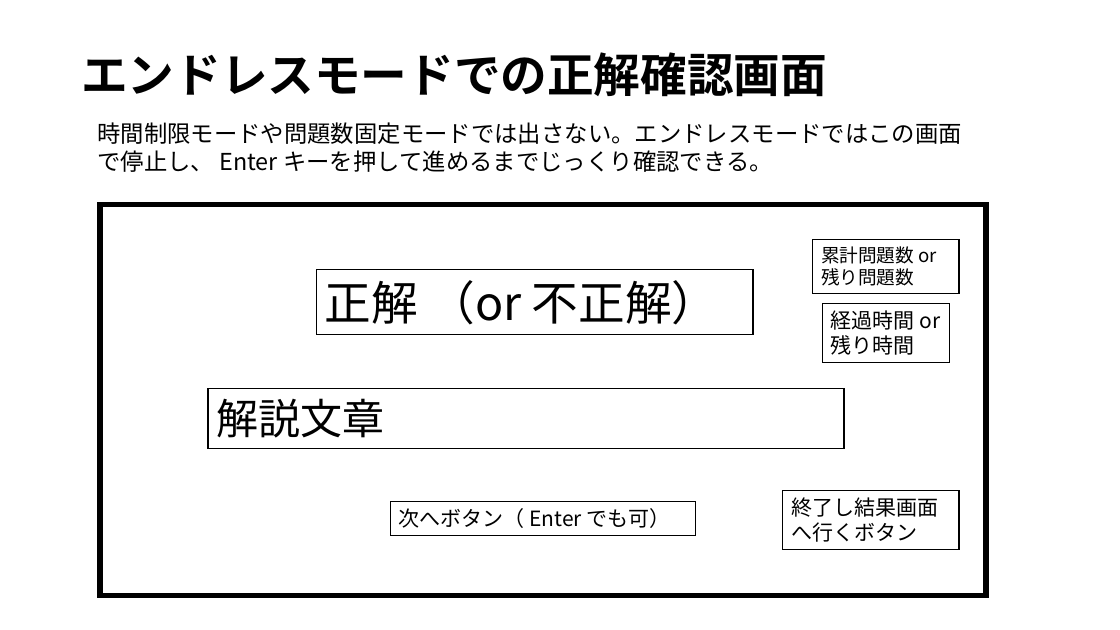
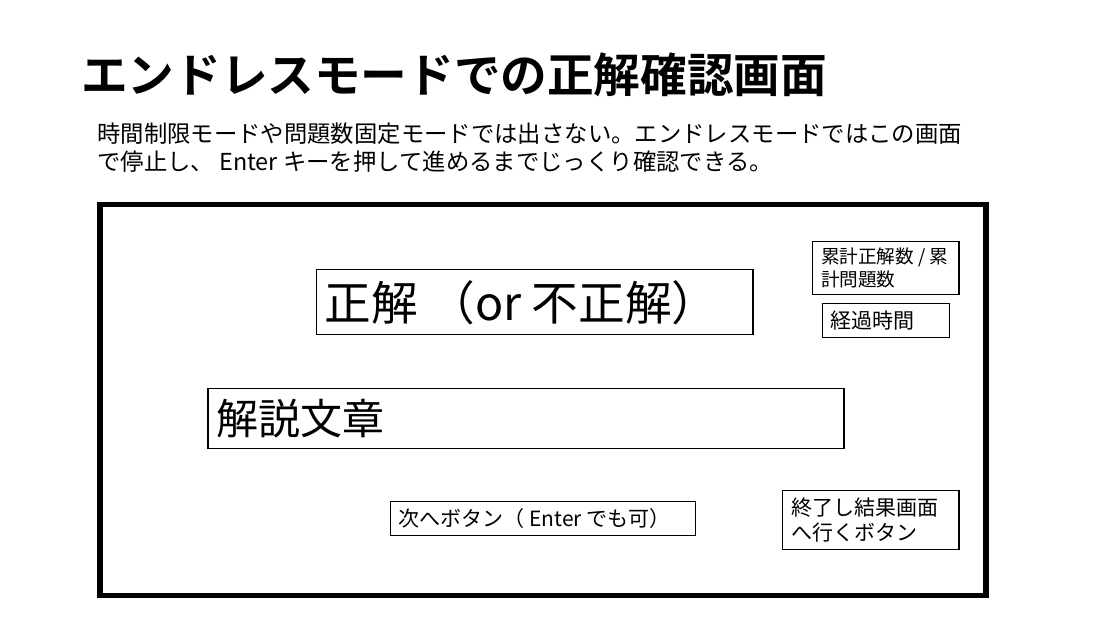
Before and after one commit to tanakai0/stdlib_py_typist, a slide deck: slide 6 of design.pptx. Drawn at 1120x630 pixels with LibreOffice and Linux fonts; fonts in the diff are those of the drawing. Boxes give left, top, right and bottom in pixels: in the first picture for what was removed or moved away, otherwise in the second. Text is boxed around its words. In the diff, an @@ line names an element or a change of style, - is before the commit and + after.

```diff
--- a/design.pptx
+++ b/design.pptx
@@ text in rectangle at (821,247,949,288): text changed @@
-累計問題数 or 残り問題数
+累計正解数 / 累計問題数
@@ rectangle "経過時間": place and size @@
-rectangle "経過時間" at (823,303,949,363)
+rectangle "経過時間" at (823,303,949,337)
@@ text in rectangle at (831,310,915,330): text changed @@
-経過時間 or 残り時間
+経過時間
```
Also in this commit, not shown: 1 other slide changed, 2 other files.
